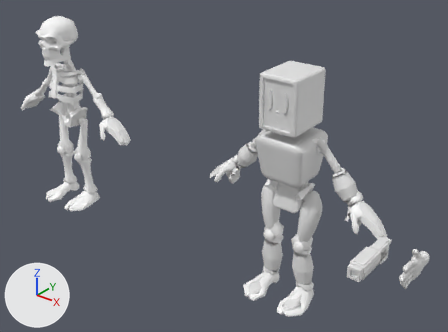
An edit to the FBX model Assets/Assets/gun.fbx, drawn before and after from the same camera.
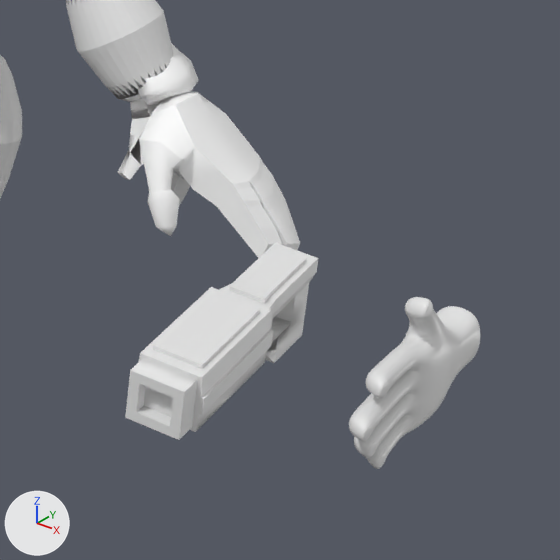
Old and new are each drawn whole from a 50 mm lens placed at (211.4, -339.4, 301.0), pointed at (-61.6, 1.7, 89.5) and again close up on the part from 71% to 100% of the width and 54% to 94% of the height. The lights are fixed; the arrows at lower left show +X, +Y and +Z. The last two pictures show the newer version. Where no turn or scale is listed for an object, it has been applied to the vertices. Vertices at exactly the same position are counted once.

The scene before the commit, as lines of its bpy script (objects in view):
```python
me_cube_001 = bpy.data.meshes.new('Cube.001')
me_cube_001.from_pydata(...)  # 145 vertices, 142 faces; spans x -8.9..0.9, y -26.5..12.7, z -6.3..7.8
me_cube_002 = bpy.data.meshes.new('Cube.002')
me_cube_002.from_pydata(...)  # 2626 vertices, 2624 faces; spans x -3.1..3.5, y -16.4..16.4, z -7.9..14.0
me_cube_002.materials.append(mat_uv_checker_material_uv_grid_1024x1024)  # white #e7e7e7
me_sphere_002 = bpy.data.meshes.new('Sphere.002')
me_sphere_002.from_pydata(...)  # 482 vertices, 512 faces; spans x 8.9..25.5, y -5.1..10.6, z 49.1..92.4
ob_cube_006 = bpy.data.objects.new('Cube.006', me_cube_002)
ob_cube_006.location = (112.7, -45.9, 95.1)
ob_cube_009 = bpy.data.objects.new('Cube.009', me_cube_001)
ob_cube_009.location = (98.9, -57.7, 102.5)
ob_sphere_002 = bpy.data.objects.new('Sphere.002', me_sphere_002)
ob_sphere_002.location = (0.0, 0.0, 0.0)
# also in view: 'Skeleton' at (0.0, -4.6, 89.9); 'Cube' at (51.5, 2.3, 85.6); 'Cylinder.003' at (41.3, 5.3, 103.7)
```
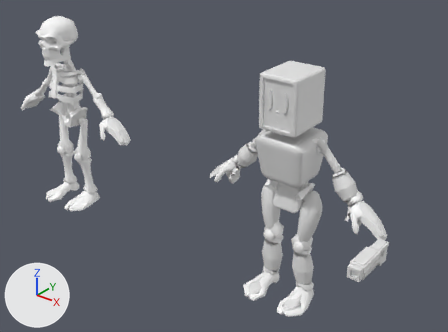
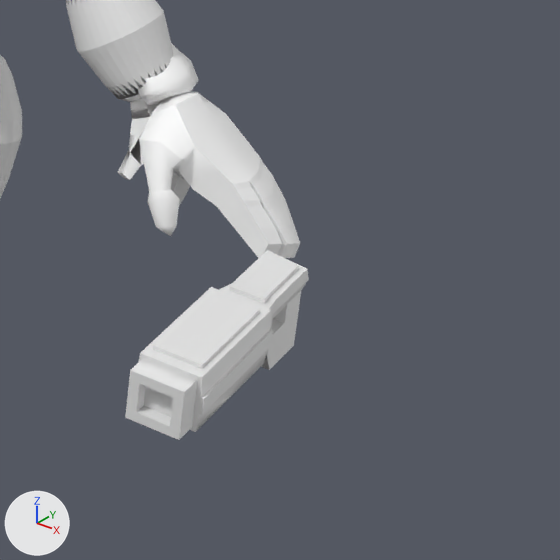
Commit message: gun + hand but left hand

Changed parts and their boxes (x1, y1, x2, y2) in the close-ups (560 x 560 px; the box of a moved part takes in the faces that stretch with it):
'Cube.009', reshaped: before (125, 243, 318, 440); after (125, 250, 309, 440)
'Cube.006', deleted: before (349, 297, 480, 469)
part 1 of me_cube_001, moved or reshaped: before (233, 243, 318, 363); after (233, 250, 309, 370)

What the commit changed:
me_cube_001 is used by ob_cube_009; location (98.9, -57.7, 102.5).
me_cube_001 had 145 vertices, 142 faces and spanned x -8.9..0.9, y -26.5..12.7, z -6.3..7.8.
me_cube_001 now has 139 vertices, 138 faces and spans x -8.9..0.9, y -26.5..10.3, z -6.7..7.8.
Part 1, on me_cube_001:
28 vertices are removed from x -7.1..-0.9, y 0.0..12.7, z -6.3..6.9.
43 faces are deleted.
6 vertices in x -7.1..-0.9, y 12.7, z 0.0..4.2 move by (0.0, -2.4, 0.0).
6 vertices in x -7.1..-0.9, y 4.2, z 2.1..6.3 move by (0.0, -1.3, 0.0).
4 vertices in x -7.1..-0.9, y 8.5, z 2.1..4.2 move by (0.0, -2.5, 0.0).
6 vertices move from x -6.3..-1.7, y 8.5..12.7, z -2.1..6.3 to x -6.3..-1.7, y 6.0..10.3, z -0.9..6.3.
16 vertices are added at x -7.1..-0.9, y 0.0..10.3, z -6.7..6.9.
6 new vertices lie (0.0, -3.1, 0.0) away from vertices in x -6.3..-1.7, y 6.0..10.9, z -6.7..6.3.
39 new faces join them.
Object 'Cube.006' (ob_cube_006) is deleted.
